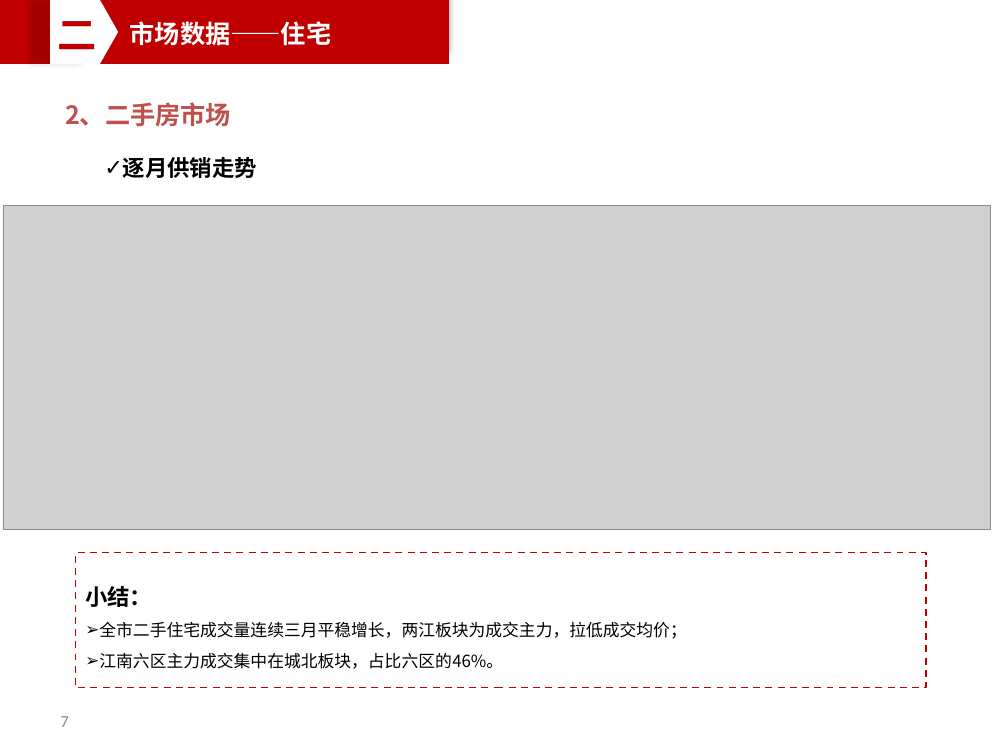
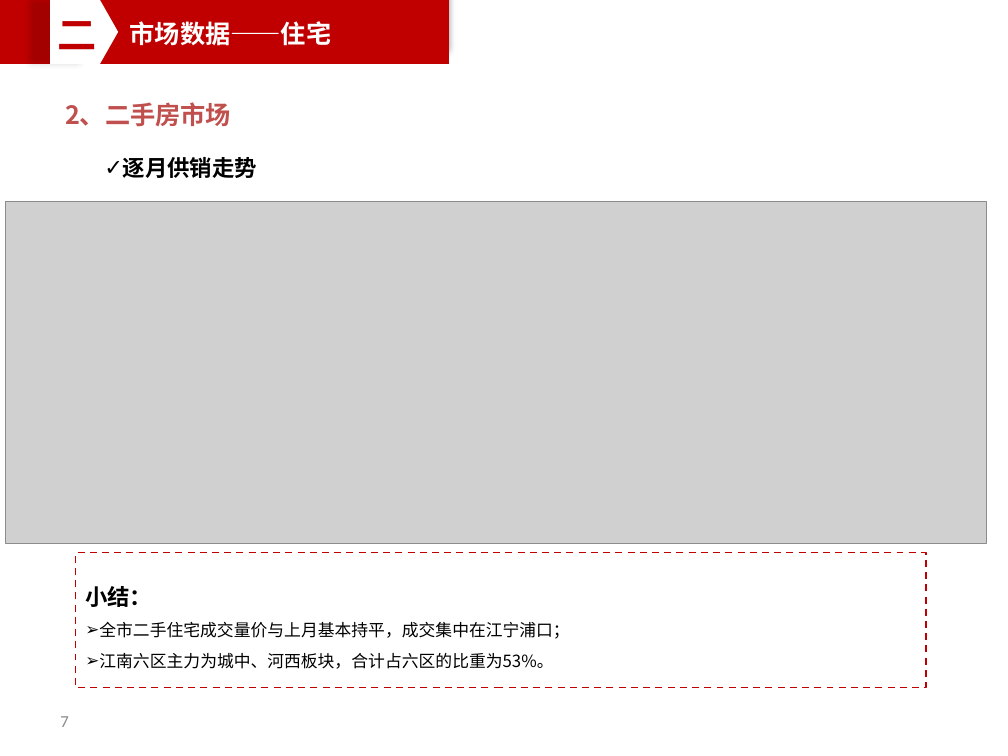
Before and after one commit to PengZiqiao/monthly_report, a slide deck: slide 7 of 南京中海2018年4月月报.pptx. Drawn at 1008x756 pixels with LibreOffice and Linux fonts; fonts in the diff are those of the drawing; grey boxes stand for pictures. Boxes give left, top, right and bottom in pixels: in the first picture for what was removed or moved away, otherwise in the second. Text is boxed around its words. In the diff, an @@ line names an element or a change of style, - is before the commit and + after.

```diff
--- a/南京中海2018年4月月报.pptx
+++ b/南京中海2018年4月月报.pptx
@@ picture: place and size @@
-picture at [3, 206, 991, 529]
+picture at [6, 202, 986, 543]
@@ text in rectangle at [99, 622, 569, 669]: text changed @@
-➢ 全市二手住宅成交量连续三月平稳增长，两江板块为成交主力，拉低成交均价；
-➢ 江南六区主力成交集中在城北板块，占比六区的46%。
+➢ 全市二手住宅成交量价与上月基本持平，成交集中在江宁浦口；
+➢ 江南六区主力为城中、河西板块，合计占六区的比重为53%。
```
Also in this commit, not shown: 16 other slides changed, 1 slide added, 2 other files.
